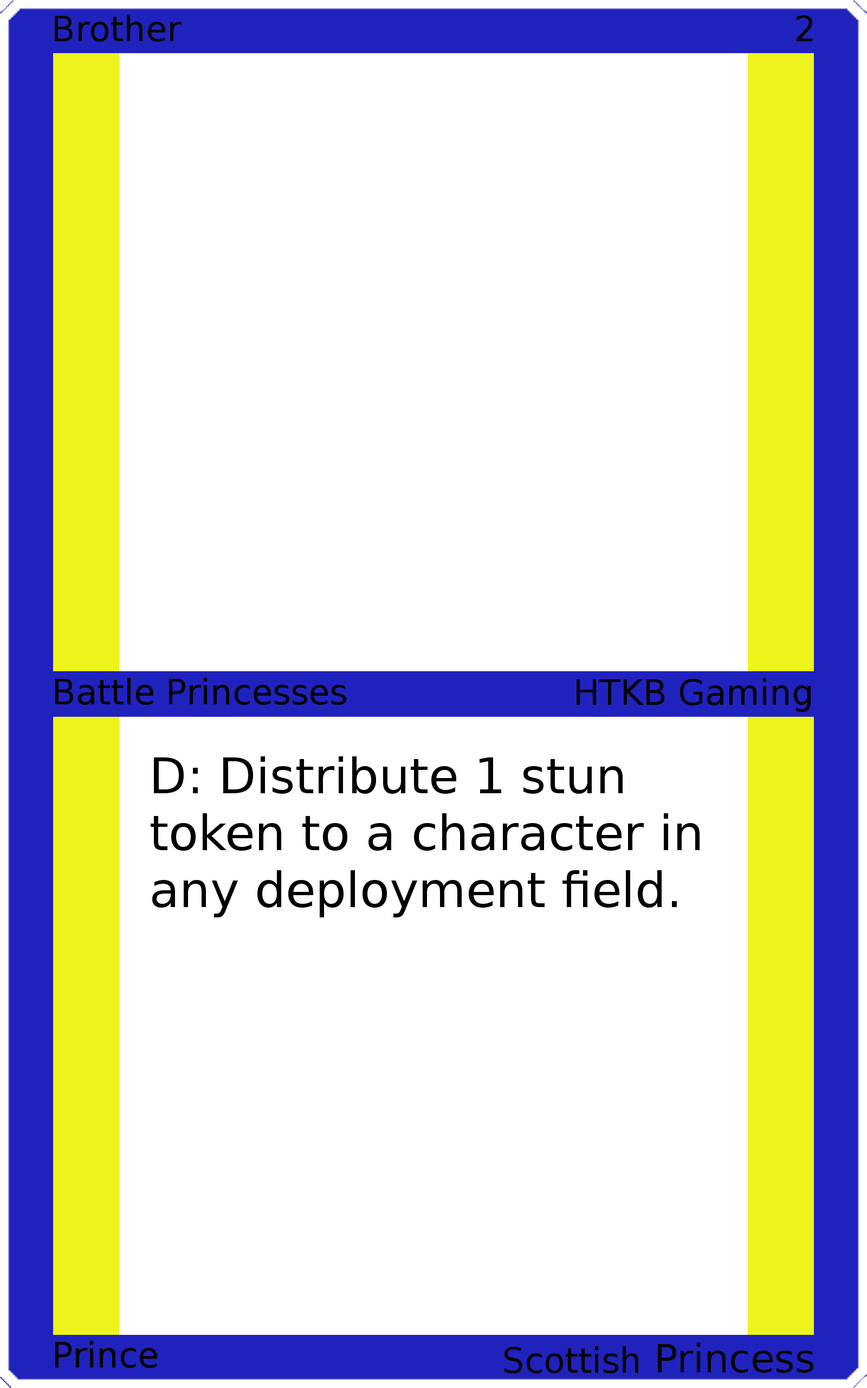
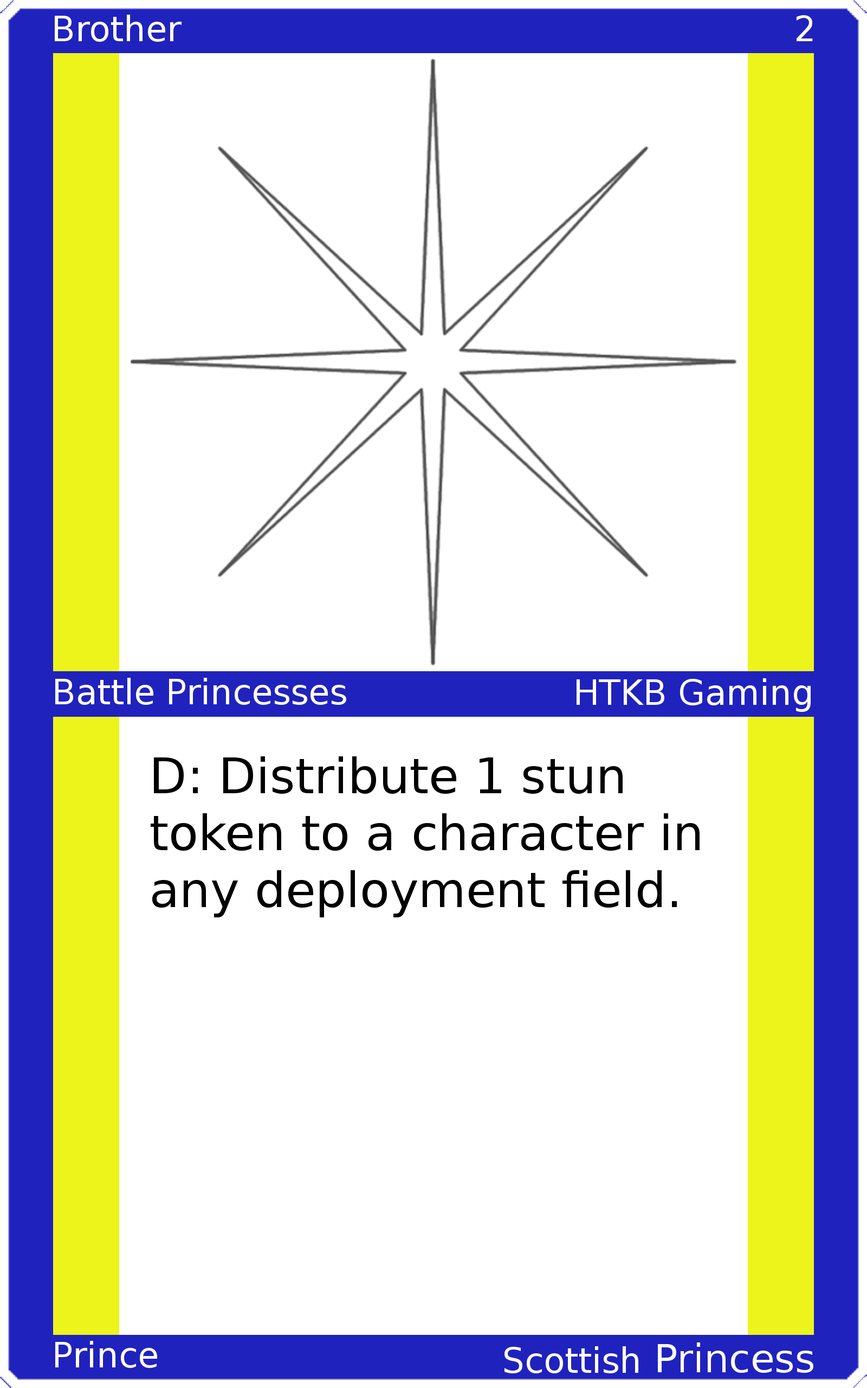
Before/after of a 867px x 1388px layered artwork. What changed in the layer stack:
painted on "Upper Left" over [54, 14, 182, 42]
painted on "Upper Right" over [796, 15, 814, 42]
painted on "Mid Left" over [55, 677, 347, 705]
painted on "Mid Right" over [576, 678, 811, 712]
painted on "Bottom Left" over [55, 1340, 158, 1368]
painted on "Bottom Right" over [504, 1342, 814, 1373]
added layer "Art" above "Top Background" over [129, 57, 738, 666]
